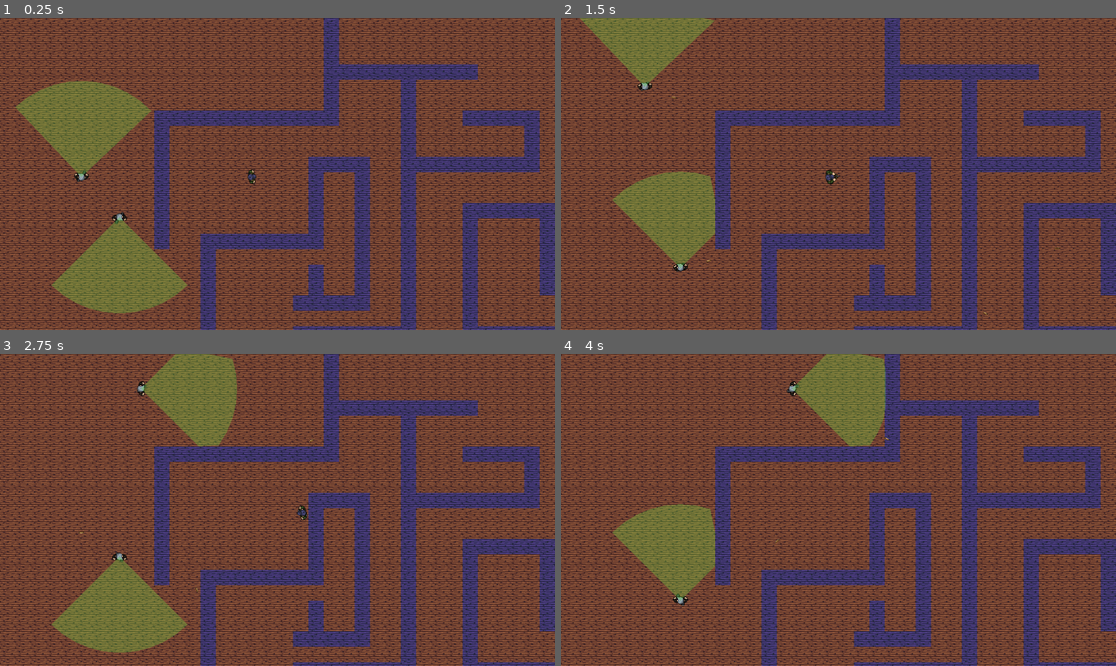
Above: before the commit, frames 1-4 (two rows, left to right).
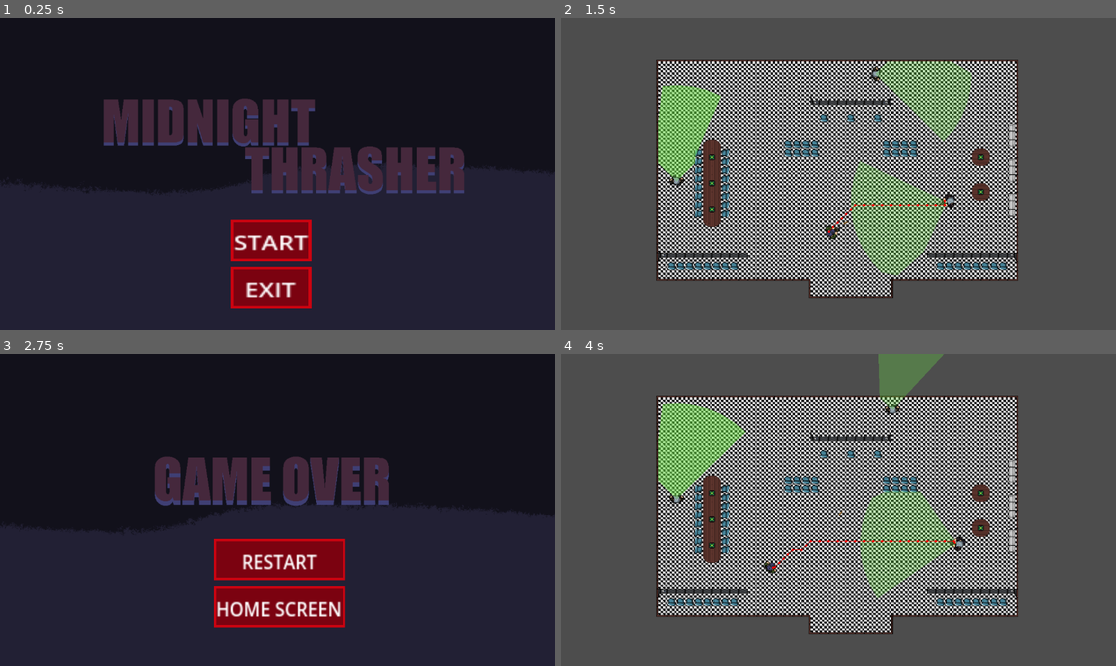
Above: after the commit, the same moments.

Repository: HugoOkumura/Midnight_Thrasher
Game: Godot game, scene res://title/tittle_screen.tscn
The game is run twice, just before and just after one commit, with the same random seed, the same clock (stepped at 60 frames per second) and the same inputs. Before the commit the project starts from res://Arquivos_de_teste/test_map.tscn.
Inputs (mouse positions are in pixels of both pictures, inside the frame that each line leads up to):
- Up to frame 1 (0.25 s): no input
- Up to frame 2 (1.5 s): click (832, 242) at 0.5 s, where only the run after the commit has a clickable "START"; tap Enter (ui_accept) at 1.25 s; move the mouse to (960, 158) at 1.27 s; hold Right (ui_right) from 1.28 s (still down); click (960, 158) at 1.42 s
- Up to frame 3 (2.75 s): keep holding Right (ui_right); tap Enter (ui_accept) at 1.52, 2.27 s; move the mouse to (166, 525) at 2.02 s; click (166, 525) at 2.17 s
- Up to frame 4 (4 s): release Right (ui_right) at 2.75 s; click (838, 559) at 2.75 s, where only the run after the commit has a clickable "RESTART"; move the mouse to (894, 441) at 3.52 s; hold Left (ui_left) from 3.53 s (still down); click (894, 441) at 3.67 s

The runs differ from the first frame. In frame 1, 97% of the frame differs, in the area x 0-100%, y 0-100%; in frame 2, 99%; in frame 3, 98%; in frame 4, 99%.

Commit message:
finalizado

Diff:
--- a/Arma/Arma.gd
+++ b/Arma/Arma.gd
@@ -6,25 +6,22 @@
 @onready var bullet_point = $"Bullet Point"
 @onready var forward = $Forward
 
-var bullet = preload("res://Arquivos_de_teste/bullet.tscn")
-
-
 var parent: CharacterBody2D
 var shoot_time = 3
 var bullets_per_shot = 1
 var aperture_angle = 0
 var shot_distance = 200
 
-#func _create_bullet(direction: float, shooter: CharacterBody2D) -> void:
-	#var instance = projectile.instantiate()
-	## setup bullet
-	#instance.set_shooter(shooter)
-	#instance.global_position = bullet_point.global_position
-#
-	#instance.rotation = direction
-#
-	#get_tree().get_root().get_child(0).call_deferred("add_child", instance)
+func _create_bullet(direction: float, shooter: CharacterBody2D) -> void:
+	var instance = projectile.instantiate()
+	# setup bullet
+	instance.set_shooter(shooter)
+	instance.global_position = bullet_point.global_position
 
+	instance.rotation = direction
+
+	#get_tree().get_root().get_child().call_deferred("add_child", instance)
+	get_parent().add_child(instance)
 
 func fire_bullet(shooter: CharacterBody2D) -> void:
 	var direction: float = (forward.global_position - global_position).angle()
@@ -35,4 +32,4 @@
 		offset = aperture_angle / (bullets_per_shot-1)
 
 	for i in range(bullets_per_shot):
-			Global._instance_node(bullet, global_position, Global.criacao_no_pai)
+		_create_bullet(direction + offset*i, shooter)
--- a/Arma/Bullet.gd
+++ b/Arma/Bullet.gd
@@ -1,15 +1,27 @@
-#extends Area2D
-#class_name Bullet
-#
-#@export var speed = 200
-#
-#var shooter : CharacterBody2D
-#
-#var bullet = preload("res://Arquivos_de_teste/bullet.tscn")
-#
-#
-#func _on_body_entered(body:CharacterBody2D):
-	#if body.is_in_group("Jogador") and shooter.is_in_group("Inimigo"):
-		#queue_free()
-	#if body.is_in_group("Inmigo") and shooter.is_in_group("Jogador"):
-		#body.got_hit()
+extends Area2D
+class_name Bullet
+
+@export var speed = 200
+
+var shooter : CharacterBody2D
+var _velocity := Vector2(800,0)
+
+func set_velocity(vel_x: float, vel_y: float) -> void:
+	_velocity = Vector2(vel_x, vel_y)
+
+func set_shooter(shot: CharacterBody2D):
+	shooter = shot
+
+func _process(delta):
+	global_position += (_velocity * delta).rotated(rotation)
+
+
+#func _on_area_entered(area):
+	#queue_free()
+
+
+func _on_body_entered(body:CharacterBody2D):
+	if body.is_in_group("Jogador") and shooter.is_in_group("Inimigo"):
+		queue_free()
+	if body.is_in_group("Inmigo") and shooter.is_in_group("Jogador"):
+		body.got_hit()
--- a/Arma/Bullet.tscn
+++ b/Arma/Bullet.tscn
@@ -6,7 +6,7 @@
 [sub_resource type="RectangleShape2D" id="RectangleShape2D_4phaf"]
 size = Vector2(12, 6)
 
-[node name="Bullet" type="Area2D"]
+[node name="Bullet" type="Area2D" groups=["Dano2"]]
 top_level = true
 collision_layer = 15
 collision_mask = 21
--- a/Arquivos_de_teste/GLOBAL.gd
+++ b/Arquivos_de_teste/GLOBAL.gd
@@ -1,6 +1,7 @@
 extends Node
 
 var criacao_no_pai = null
+var enemy = 3
 
 func _instance_node(node, location, parent):
 	var node_instance = node.instantiate()
--- a/Arquivos_de_teste/Player.gd
+++ b/Arquivos_de_teste/Player.gd
@@ -53,7 +53,7 @@
 		recarregado = false
 		$"tempo de recarga".start()
 	if life <= 0:
-		queue_free()
+		get_tree().change_scene_to_file("res://gameover/gameover.tscn")
 
 
 
@@ -88,6 +88,6 @@
 
 
 func _on_hitbox_area_entered(area):
-	if area.is_in_group("Dano"): #######mudar para esse grupo
-		area.get_parent().queue_free()
+	if area.is_in_group("Dano2"): #######mudar para esse grupo
+		area.queue_free()
 		life -= 1
--- a/Arquivos_de_teste/bullet.gd
+++ b/Arquivos_de_teste/bullet.gd
@@ -1,9 +1,9 @@
 extends Sprite2D
 
 var mov = Vector2(1, 0)
-var velocidade = 800
+var velocidade = 400
 var direção_unica = true
-var shooter : CharacterBody2D
+
 
 func _process(delta: float) -> void:
 	if direção_unica:
@@ -13,3 +13,15 @@
 
 func _on_visible_on_screen_notifier_2d_screen_exited():
 	queue_free()
+
+
+func _on_hitbox_body_entered(body):
+	if body.is_in_group("Inimigo") and !body.is_in_group("Morto"):
+		body.got_hit()
+		queue_free()
+		body.add_to_group("Morto")
+		print(Global.enemy)
+		Global.enemy -= 1
+		if Global.enemy <= 0:
+			Global.enemy = 3
+			get_tree().change_scene_to_file("res://endgame/endgame.tscn")
--- a/Arquivos_de_teste/bullet.tscn
+++ b/Arquivos_de_teste/bullet.tscn
@@ -22,6 +22,7 @@
 
 [node name="hitbox" type="Area2D" parent="." groups=["Dano"]]
 visibility_layer = 31
+collision_mask = 4
 
 [node name="col" type="CollisionShape2D" parent="hitbox"]
 light_mask = 31
@@ -31,3 +32,4 @@
 shape = SubResource("CapsuleShape2D_3tvmv")
 
 [connection signal="screen_exited" from="VisibleOnScreenNotifier2D" to="." method="_on_visible_on_screen_notifier_2d_screen_exited"]
+[connection signal="body_entered" from="hitbox" to="." method="_on_hitbox_body_entered"]
--- a/Arquivos_de_teste/player.tscn
+++ b/Arquivos_de_teste/player.tscn
@@ -421,7 +421,6 @@
 autoplay = "STOPED"
 
 [node name="tempo de recarga" type="Timer" parent="."]
-one_shot = true
 
 [node name="CollisionShape2D" type="CollisionShape2D" parent="."]
 visible = false
--- a/Inimigo/Inimigo.gd
+++ b/Inimigo/Inimigo.gd
@@ -10,12 +10,10 @@
 @export var walk_speed = 150
 @export var nav_target : Jogador = null
 
-var bullet = preload("res://Arquivos_de_teste/bullet.tscn")
 var distance: float
 var current_speed
 var death_ani = ["morte_1", "morte_2", "morte_3"]
 var hp = 1
-var recarregado = true
 
 
 func _ready():
@@ -24,15 +22,7 @@
 	nav2d.set_navigation_map(navigation_map)
 	current_speed = walk_speed
 
-func _process(delta):
-	if hp <= 0:
-		queue_free()
-	if Input.is_mouse_button_pressed(MOUSE_BUTTON_LEFT) and Global.criacao_no_pai != null and recarregado:
-		Global._instance_node(bullet, global_position, Global.criacao_no_pai)
-		recarregado = false
-		$"tempo de recarga".start()
-		#var death = int(randf_range(0, 3)) #animação de morte n funcional por hora kkkk
-		#ani_sprite.play(death_ani[death])
+
 
 func move_to_position(target_position: Vector2):
 	var motion = position.direction_to(target_position) * current_speed
@@ -50,7 +40,7 @@
 		set_target(body)
 
 func got_hit():
-	statesm.Transitioned.emit(statesm, "InimigoMorte", null)
+	statesm.current_state.Transitioned.emit(statesm.current_state, "InimigoMorte", null)
 
 
 func is_target_null() -> bool:
@@ -68,8 +58,5 @@
 
 func _on_hitbox_area_entered(area):
 	if area.is_in_group("Dano"):
-		area.get_parent().queue_free()
+		area.queue_free()
 		hp -= 1
-
-func _on_tempo_de_recarga_timeout():
-	recarregado = true
--- a/endgame/endgame.tscn
+++ b/endgame/endgame.tscn
@@ -66,5 +66,7 @@
 position = Vector2(238, 137)
 zoom = Vector2(2.5, 2.5)
 
+[connection signal="button_up" from="MarginContainer/HBoxContainer/VBoxContainer/Home" to="." method="_on_home_button"]
 [connection signal="pressed" from="MarginContainer/HBoxContainer/VBoxContainer/Home" to="." method="_on_home_pressed"]
+[connection signal="button_up" from="MarginContainer/HBoxContainer/VBoxContainer/Exit" to="." method="_on_exit_button"]
 [connection signal="pressed" from="MarginContainer/HBoxContainer/VBoxContainer/Exit" to="." method="_on_exit_pressed"]
--- a/gameover/gameover.gd
+++ b/gameover/gameover.gd
@@ -1,11 +1 @@
 extends Control
-
-
-# Called when the node enters the scene tree for the first time.
-
-func _on_start_pressed():
-	get_tree().change_scene_to_file("res://scenes/world.tscn")
-
-
-func _on_exit_pressed():
-	get_tree().quit()
--- a/gameover/gameover.tscn
+++ b/gameover/gameover.tscn
@@ -66,5 +66,7 @@
 position = Vector2(82.7478, -4.97469)
 zoom = Vector2(2.5, 2.5)
 
+[connection signal="button_up" from="MarginContainer/HBoxContainer/VBoxContainer/Restart" to="." method="_on_restart_button"]
 [connection signal="pressed" from="MarginContainer/HBoxContainer/VBoxContainer/Restart" to="." method="_on_restart_pressed"]
+[connection signal="button_up" from="MarginContainer/HBoxContainer/VBoxContainer/Home" to="." method="_on_home_button"]
 [connection signal="pressed" from="MarginContainer/HBoxContainer/VBoxContainer/Home" to="." method="_on_home_pressed"]
--- a/project.godot
+++ b/project.godot
@@ -11,7 +11,7 @@
 [application]
 
 config/name="Midnight_Thrasher"
-run/main_scene="res://Arquivos_de_teste/test_map.tscn"
+run/main_scene="res://title/tittle_screen.tscn"
 config/features=PackedStringArray("4.2", "Forward Plus")
 config/icon="res://icon.svg"
 
--- a/scenes/andar_1.tscn
+++ b/scenes/andar_1.tscn
@@ -1,5 +1,6 @@
-[gd_scene load_steps=31 format=3 uid="uid://cxtkodkf6lhi7"]
-
+[gd_scene load_steps=32 format=3 uid="uid://cxtkodkf6lhi7"]
+
+[ext_resource type="Script" path="res://Arquivos_de_teste/ARENA.gd" id="1_6hfmf"]
 [ext_resource type="Texture2D" uid="uid://i8kxsn1vjd70" path="res://sprites/TileSetPart1.png" id="1_47a4l"]
 [ext_resource type="PackedScene" uid="uid://bdoeksfolujqb" path="res://Inimigo/Inimigo.tscn" id="2_ft4cb"]
 [ext_resource type="PackedScene" uid="uid://cbla2kogsrsn4" path="res://Arquivos_de_teste/player.tscn" id="3_cx0t4"]
@@ -339,6 +340,7 @@
 point_count = 3
 
 [node name="Andar1" type="Node2D"]
+script = ExtResource("1_6hfmf")
 
 [node name="TileMap" type="TileMap" parent="." groups=["tilemap"]]
 position = Vector2(-40, 0)
--- a/title/tittle_screen.gd
+++ b/title/tittle_screen.gd
@@ -7,12 +7,14 @@
 func _on_exit_pressed():
 	get_tree().quit()
 
+func _on_start_pressed():
+	get_tree().change_scene_to_file("res://scenes/andar_1.tscn")
 
+func _on_restart_button():
+	get_tree().change_scene_to_file("res://scenes/andar_1.tscn")
 
-func _on_home_pressed():
+func _on_home_button():
 	get_tree().change_scene_to_file("res://title/tittle_screen.tscn")
 
-
-
-func _on_restart_pressed():
-	get_tree().change_scene_to_file("res://")
+func _on_exit_button():
+		get_tree().quit()
--- a/title/tittle_screen.tscn
+++ b/title/tittle_screen.tscn
@@ -67,5 +67,6 @@
 position = Vector2(89.1101, -18.9038)
 zoom = Vector2(2.5, 2.5)
 
+[connection signal="button_up" from="MarginContainer/HBoxContainer/VBoxContainer/Start" to="." method="_on_start_button"]
 [connection signal="pressed" from="MarginContainer/HBoxContainer/VBoxContainer/Start" to="." method="_on_start_pressed"]
 [connection signal="pressed" from="MarginContainer/HBoxContainer/VBoxContainer/Exit" to="." method="_on_exit_pressed"]
Not shown, changed: .gitignore
